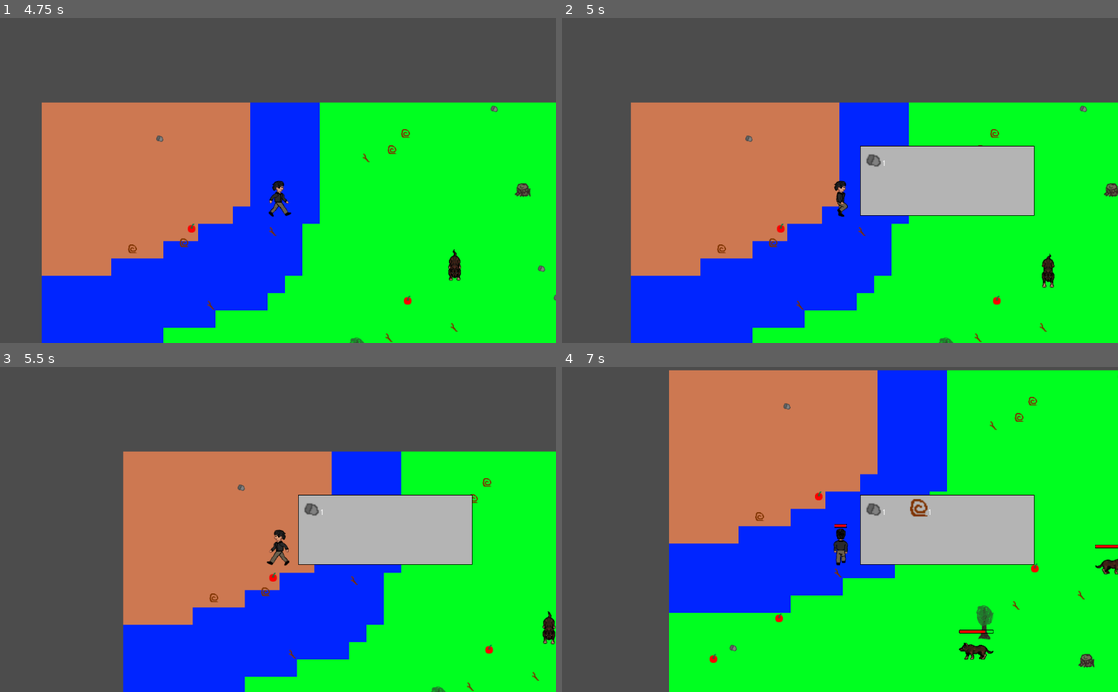
Above: before the commit, frames 1-4 (two rows, left to right).
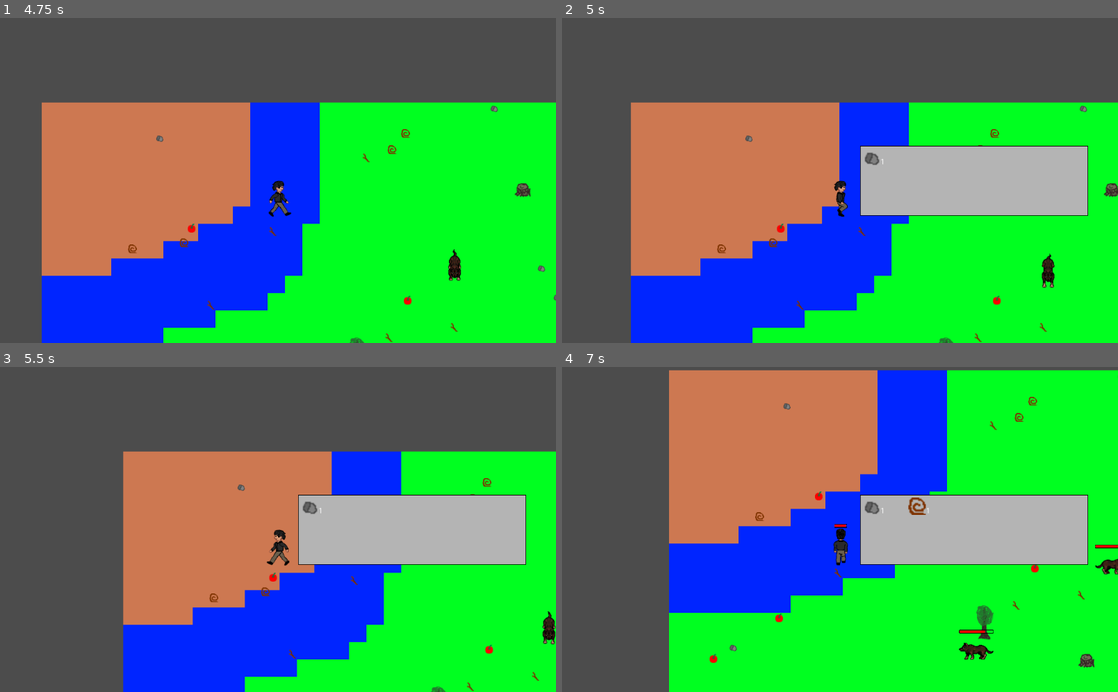
Above: after the commit, the same moments.

Repository: MrdVandolf/Godot-Tutorial-Project
Game: Godot game, scene res://Scenes/Menu.tscn
Two runs of this game, one before a commit and one after it. Both use one fixed random seed, a clock stepped at 60 frames per second and the inputs below.
Inputs (mouse positions are in pixels of both pictures, inside the frame that each line leads up to):
- Up to frame 1 (4.75 s): click "New game" at 0.5 s; tap Enter at 1.25 s; move the mouse to (400, 164) at 1.27 s; hold D (right) 1.28-2.03 s; hold E (e_click) 1.28-2.03 s; click (400, 164) at 1.55 s; move the mouse to (166, 196) at 2.02 s; hold S (down) 2.03-2.78 s; click (166, 196) at 2.1 s; tap E (e_click) at 2.3, 3.6 s; move the mouse to (333, 109) at 2.77 s; hold D (right) 2.78-3.53 s; hold Alt (Alt) 2.78-3.53 s; click (333, 109) at 3.05 s; move the mouse to (250, 245) at 3.52 s; hold W (up) 3.53-4.28 s; click (250, 245) at 3.67 s; move the mouse to (444, 229) at 4.27 s; press the mouse at (444, 229) at 4.28 s; hold A (left) from 4.28 s (still down)
- Up to frame 2 (5 s): keep holding A (left); tap I (inventory) at 4.9 s
- Up to frame 3 (5.5 s): keep holding A (left); move the mouse to (111, 480) at 5.02 s; release the mouse at (111, 480) at 5.03 s; tap E (e_click) at 5.1 s
- Up to frame 4 (7 s): move the mouse to (867, 529) at 5.77 s; release A (left) at 5.78 s; press the mouse at (867, 529) at 5.78 s; hold S (down) 5.78-6.53 s; move the mouse to (756, 448) at 6.52 s; release the mouse at (756, 448) at 6.53 s; hold D (right) from 6.53 s (still down); tap Alt (Alt) at 6.6 s; tap E (e_click) at 6.8 s

Frame 1 is identical in both runs. In frame 2, 2.2% of the frame differs, in the area x 54-95%, y 39-61%; in frame 3, 2.2%; in frame 4, 2.3%.

Commit message:
Made an error while cloning git here. Added drop and use functions for inventory items. Tutorial_24

Diff:
--- a/Scenes/InventItem.tscn
+++ b/Scenes/InventItem.tscn
@@ -1,7 +1,8 @@
-[gd_scene load_steps=3 format=2]
+[gd_scene load_steps=4 format=2]
 
 [ext_resource path="res://Sprites/Items/apple.png" type="Texture" id=1]
 [ext_resource path="res://Scripts/InventItem.gd" type="Script" id=2]
+[ext_resource path="res://Sprites/UI/border.png" type="Texture" id=3]
 
 [node name="InventItem" type="Control"]
 margin_right = 32.0
@@ -34,3 +35,16 @@
 rect_min_size = Vector2( 8, 32 )
 text = "123"
 valign = 2
+
+[node name="Border" type="TextureRect" parent="."]
+visible = false
+modulate = Color( 0, 0.109804, 1, 1 )
+anchor_right = 1.0
+anchor_bottom = 1.0
+texture = ExtResource( 3 )
+expand = true
+__meta__ = {
+"_edit_use_anchors_": false
+}
+
+[connection signal="gui_input" from="." to="." method="_on_InventItem_gui_input"]
--- a/Scenes/Panel.tscn
+++ b/Scenes/Panel.tscn
@@ -7,6 +7,7 @@
 [node name="Panel" type="NinePatchRect"]
 margin_right = 253.0
 margin_bottom = 129.0
+rect_min_size = Vector2( 420, 0 )
 texture = ExtResource( 1 )
 patch_margin_left = 2
 patch_margin_top = 2
@@ -17,63 +18,91 @@
 "_edit_use_anchors_": false
 }
 
-[node name="Scroll" type="ScrollContainer" parent="."]
-margin_left = 8.0
-margin_top = 8.0
-margin_right = 245.0
-margin_bottom = 124.0
+[node name="Box" type="HBoxContainer" parent="."]
+anchor_right = 1.0
+anchor_bottom = 1.0
+margin_left = 5.0
+margin_top = 5.0
+margin_right = -5.0
+margin_bottom = -5.0
+__meta__ = {
+"_edit_use_anchors_": false
+}
 
-[node name="Grid" type="GridContainer" parent="Scroll"]
+[node name="Scroll" type="ScrollContainer" parent="Box"]
+margin_right = 324.0
+margin_bottom = 119.0
+size_flags_horizontal = 3
+size_flags_stretch_ratio = 4.0
+
+[node name="Grid" type="GridContainer" parent="Box/Scroll"]
 margin_right = 312.0
 margin_bottom = 104.0
 custom_constants/hseparation = 24
 columns = 4
 
-[node name="InventItem" parent="Scroll/Grid" instance=ExtResource( 3 )]
+[node name="InventItem" parent="Box/Scroll/Grid" instance=ExtResource( 3 )]
 margin_right = 60.0
 
-[node name="InventItem2" parent="Scroll/Grid" instance=ExtResource( 3 )]
+[node name="InventItem2" parent="Box/Scroll/Grid" instance=ExtResource( 3 )]
 margin_left = 84.0
 margin_right = 144.0
 
-[node name="InventItem3" parent="Scroll/Grid" instance=ExtResource( 3 )]
+[node name="InventItem3" parent="Box/Scroll/Grid" instance=ExtResource( 3 )]
 margin_left = 168.0
 margin_right = 228.0
 
-[node name="InventItem4" parent="Scroll/Grid" instance=ExtResource( 3 )]
+[node name="InventItem4" parent="Box/Scroll/Grid" instance=ExtResource( 3 )]
 margin_left = 252.0
 margin_right = 312.0
 
-[node name="InventItem5" parent="Scroll/Grid" instance=ExtResource( 3 )]
+[node name="InventItem5" parent="Box/Scroll/Grid" instance=ExtResource( 3 )]
 margin_top = 36.0
 margin_right = 60.0
 margin_bottom = 68.0
 
-[node name="InventItem6" parent="Scroll/Grid" instance=ExtResource( 3 )]
+[node name="InventItem6" parent="Box/Scroll/Grid" instance=ExtResource( 3 )]
 margin_left = 84.0
 margin_top = 36.0
 margin_right = 144.0
 margin_bottom = 68.0
 
-[node name="InventItem7" parent="Scroll/Grid" instance=ExtResource( 3 )]
+[node name="InventItem7" parent="Box/Scroll/Grid" instance=ExtResource( 3 )]
 margin_left = 168.0
 margin_top = 36.0
 margin_right = 228.0
 margin_bottom = 68.0
 
-[node name="InventItem8" parent="Scroll/Grid" instance=ExtResource( 3 )]
+[node name="InventItem8" parent="Box/Scroll/Grid" instance=ExtResource( 3 )]
 margin_left = 252.0
 margin_top = 36.0
 margin_right = 312.0
 margin_bottom = 68.0
 
-[node name="InventItem9" parent="Scroll/Grid" instance=ExtResource( 3 )]
+[node name="InventItem9" parent="Box/Scroll/Grid" instance=ExtResource( 3 )]
 margin_top = 72.0
 margin_right = 60.0
 margin_bottom = 104.0
 
-[node name="InventItem10" parent="Scroll/Grid" instance=ExtResource( 3 )]
+[node name="InventItem10" parent="Box/Scroll/Grid" instance=ExtResource( 3 )]
 margin_left = 84.0
 margin_top = 72.0
 margin_right = 144.0
 margin_bottom = 104.0
+
+[node name="Buttons" type="VBoxContainer" parent="Box"]
+margin_left = 328.0
+margin_right = 410.0
+margin_bottom = 119.0
+size_flags_horizontal = 3
+
+[node name="Drop" type="Button" parent="Box/Buttons"]
+margin_right = 82.0
+margin_bottom = 20.0
+text = "Drop"
+
+[node name="Use" type="Button" parent="Box/Buttons"]
+margin_top = 24.0
+margin_right = 82.0
+margin_bottom = 44.0
+text = "Use"
--- a/Scripts/InventItem.gd
+++ b/Scripts/InventItem.gd
@@ -1,8 +1,18 @@
 extends Control
+
+
+onready var border = $Border
 
 var item_name = ""
 var item_amount = 0
 var properties = {}
+
+var inventory = null
+signal on_picked
+
+
+func set_inventory(val):
+	inventory = val
 
 
 func set_item(item_name, amount, props):
@@ -22,6 +32,32 @@
 	$Box/Amount.text = str(item_amount)
 
 
+func remove_amount(am):
+	item_amount -= am
+	$Box/Amount.text = str(item_amount)
+	if item_amount == 0:
+		inventory.remove_item(self)
+
+
+func pick():
+	border.show()
+
+
+func unpick():
+	border.hide()
+
+
+func use():
+	var target = inventory.get_inv_owner()
+	if "function" in properties.keys():
+
+		match properties["function"]:
+			"heal":
+				target.increase_hp(properties["heal_val"])
+				if properties["expandable"]:
+					remove_amount(properties["exp_rate"])
+
+
 func get_amount():
 	return item_amount
 
@@ -36,3 +72,8 @@
 
 func save():
 	return [item_name, item_amount, properties]
+
+
+func _on_InventItem_gui_input(event):
+	if event.is_action_pressed("left_click"):
+		emit_signal("on_picked")
--- a/Scripts/Inventory.gd
+++ b/Scripts/Inventory.gd
@@ -2,6 +2,16 @@
 
 
 onready var items = []
+
+var inventory_owner = null setget set_inv_owner, get_inv_owner
+signal on_changed
+
+
+func set_inv_owner(val):
+	inventory_owner = val
+
+func get_inv_owner():
+	return inventory_owner
 
 
 func add_item(item):
@@ -17,7 +27,15 @@
 
 	if not item.can_stack() or not added:
 		items.append(item)
+		item.set_inventory(self)
 
+	emit_signal("on_changed")
+
+
+func remove_item(link):
+	items.remove(items.find(link))
+	link.queue_free()
+	emit_signal("on_changed")
 
 
 func get_items():
--- a/Scripts/ItemMachine.gd
+++ b/Scripts/ItemMachine.gd
@@ -1,7 +1,7 @@
 extends Node
 
 var items = {
-	"apple": ["apple", 8, {"can_stack": true}],
+	"apple": ["apple", 8, {"can_stack": true, "function": "heal", "heal_val": 10, "expandable": true, "exp_rate": 1}],
 	"prut": ["prut", 8, {"can_stack": true}],
 	"pebble": ["pebble", 8, {"can_stack": true}],
 	"branch": ["branch", 4, {"can_stack": false}],
--- a/Scripts/Panel.gd
+++ b/Scripts/Panel.gd
@@ -1,18 +1,60 @@
 extends NinePatchRect
 
 onready var item = preload("res://Scenes/InventItem.tscn")
-onready var container = $Scroll/Grid
+onready var container = $Box/Scroll/Grid
+onready var item_buttons = {"drop": $Box/Buttons/Drop, "use": $Box/Buttons/Use}
+
+onready var picked_item = null
+onready var inventory_owner = null
 
 func _ready():
 	clear()
 	visible = false
+	for i in item_buttons.keys():
+		item_buttons[i].connect("pressed", self, "interact", [i])
 
 func clear():
+	if picked_item:
+		unpick()
+	else:
+		for i in item_buttons.values():
+			i.hide()
+
 	for i in container.get_children():
 		container.remove_child(i)
 
 
 func show_inventory(inventory):
 	clear()
-	for i in inventory:
+	inventory_owner = inventory.get_inv_owner()
+	for i in inventory.get_items():
 		container.add_child(i)
+		if not i.is_connected("on_picked", self, "pick"):
+			i.connect("on_picked", self, "pick", [i])
+
+
+func pick(item):
+	if picked_item:
+		unpick()
+	picked_item = item
+	item.pick()
+
+	for i in item_buttons.values():
+		i.show()
+
+func unpick():
+	picked_item.unpick()
+	picked_item = null
+
+	for i in item_buttons.values():
+		i.hide()
+
+
+func interact(act):
+	match act:
+		"drop":
+			var link = picked_item
+			unpick()
+			inventory_owner.drop_item(link)
+		"use":
+			picked_item.use()
--- a/Scripts/Player.gd
+++ b/Scripts/Player.gd
@@ -12,12 +12,20 @@
 	set_start_hp(self.hp, self.max_hp)
 	add_to_group(GlobalVars.entity_group)
 	create_inventory()
+	inventory.connect("on_changed", self, "update_inventory")
+
+
+func update_inventory():
+	ui.update_inventory(inventory)
+
+
+func drop_item(link):
+	world.add_lying_item(link, position.x, position.y)
+	inventory.remove_item(link)
 
 
 func pick(item):
 	var is_picked = .pick(item)
-	if is_picked:
-		ui.update_inventory(inventory.get_items())
 	return is_picked
 
 func _process(delta):
@@ -51,8 +59,10 @@
 	$DamagePos.position.y = clamp($DamagePos.position.y, -24, 40)
 
 func _unhandled_input(event):
+
 	if event.is_action_pressed("inventory"):
-		ui.toggle_inventory(inventory.get_items())
+		ui.toggle_inventory(inventory)
+
 	if event.is_action_pressed("left_click"):
 		var a = load("res://Scenes/DamageArea.tscn").instance()
 		a.set_damage(10)
--- a/Scripts/Stickman.gd
+++ b/Scripts/Stickman.gd
@@ -20,6 +20,7 @@
 func create_inventory():
 	inventory = pre_inv.instance()
 	add_child(inventory)
+	inventory.set_inv_owner(self)
 
 
 func pick(item):
@@ -55,6 +56,11 @@
 	return true
 
 
+func increase_hp(val):
+	self.hp = min(self.hp + val, self.max_hp)
+	update_hp()
+
+
 func save():
 	var data = {
 		"filename": get_filename(),
Not shown: 1 places in Scenes/Player.tscn that only renumber resources
Binary file added: Sprites/UI/border.png
Not shown, added: Sprites/UI/border.png.import
